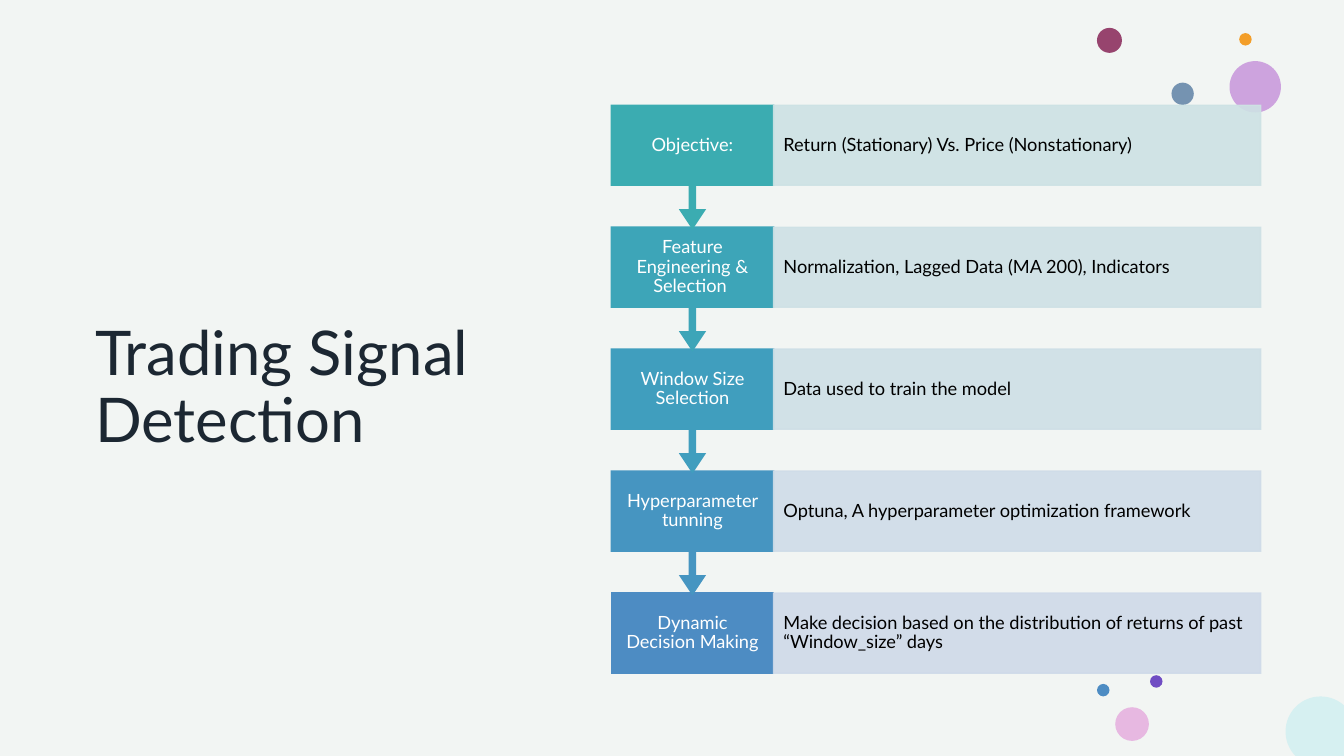
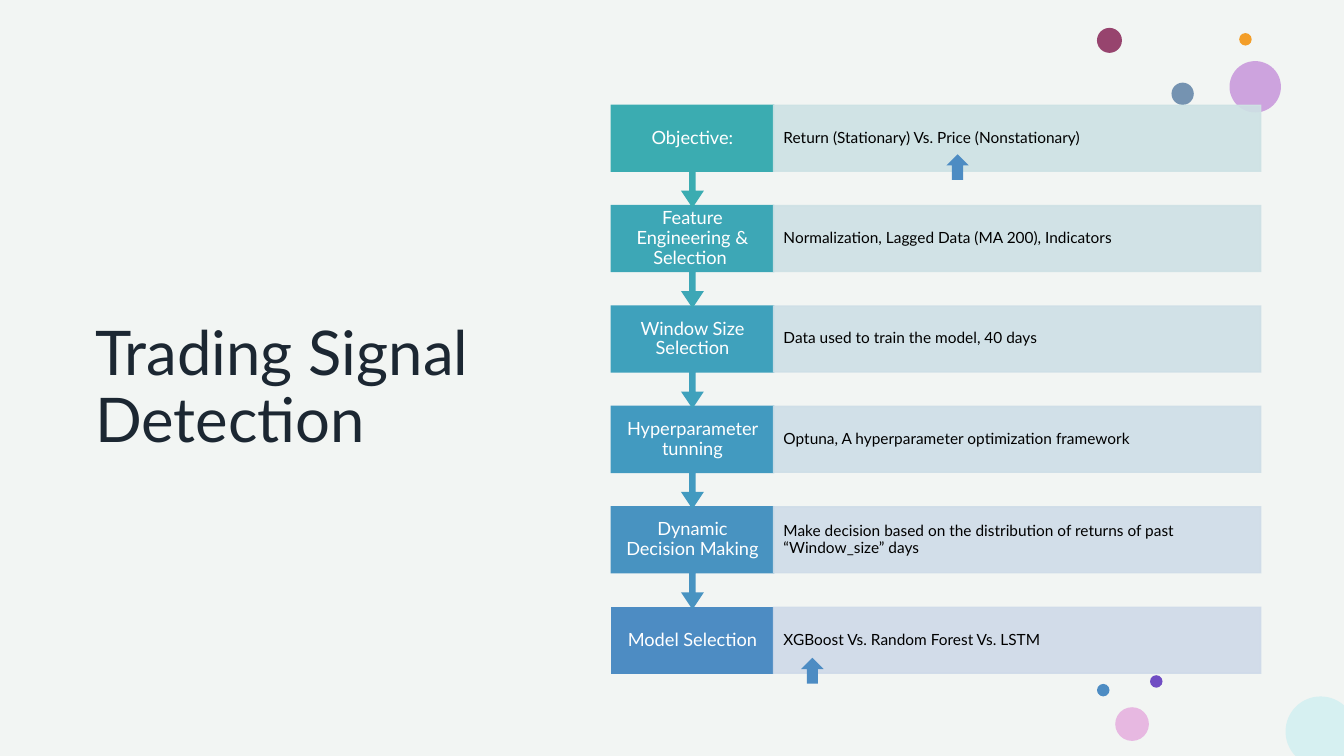
Before and after one commit to howie-zeng/Analyzing-Retail-Sentiment-and-Detecting-Trading-Signals, a slide deck: slide 11 of Presentation.pptx. Drawn at 1344x756 pixels with LibreOffice and Linux fonts; fonts in the diff are those of the drawing. Boxes give left, top, right and bottom in pixels: in the first picture for what was removed or moved away, otherwise in the second. Text is boxed around its words. In the diff, an @@ line names an element or a change of style, - is before the commit and + after.

Commit message:
update

```diff
--- a/Presentation.pptx
+++ b/Presentation.pptx
@@ text "Objective:": place and size @@
-text "Objective:" at [652,137,734,155]
+text "Objective:" at [652,130,734,148]
@@ up arrow callout: place and size @@
-up arrow callout at [611,105,773,228]
+up arrow callout at [611,105,773,207]
@@ rectangle: place and size @@
-rectangle at [773,105,1260,185]
+rectangle at [773,105,1260,170]
@@ up arrow added at [947,154,969,180], fill #4D8CC3 @@
@@ text "Feature Engineering & Selection": place and size @@
-text "Feature Engineering & Selection" at [637,240,731,292]
+text "Feature Engineering & Selection" at [637,211,731,264]
@@ up arrow callout: place and size @@
-up arrow callout at [611,227,773,350]
+up arrow callout at [611,206,773,308]
@@ up arrow callout at [611,206,773,308]: fill #3DA5B8 to #3DA7B6; outline #3DA5B8 1 pt to #3DA7B6 1 pt @@
@@ text "Normalization, Lagged Data (MA 200), ...": place and size @@
-text "Normalization, Lagged Data (MA 200), ..." at [783,259,1169,277]
+text "Normalization, Lagged Data (MA 200), ..." at [783,231,1112,246]
@@ rectangle: place and size @@
-rectangle at [773,227,1260,307]
+rectangle at [773,206,1260,271]
@@ rectangle at [773,206,1260,271]: fill #CFE1E5 at 90% opacity to #CEE1E5 at 90% opacity; outline #CFE1E5 1 pt to #CEE1E5 1 pt @@
@@ text "Window Size Selection": place and size @@
-text "Window Size Selection" at [641,371,745,404]
+text "Window Size Selection" at [641,321,745,354]
@@ group added at [611,307,1260,646]: 2 texts, 1 rectangle, 1 up arrow callout @@
+Model Selection
+XGBoost Vs. Random Forest Vs. LSTM
@@ rectangle: place and size @@
-rectangle at [773,349,1260,429]
+rectangle at [773,307,1260,372]
@@ rectangle at [773,307,1260,372]: fill #CFDFE7 at 90% opacity to #CFE0E6 at 90% opacity; outline #CFDFE7 1 pt to #CFE0E6 1 pt @@
@@ text at [783,331,1037,346]: text changed; size 13 to 11 pt @@
-Data used to train the model
+Data used to train the model, 40 days
@@ text "Hyperparameter tunning": place and size @@
-text "Hyperparameter tunning" at [627,494,758,530]
+text "Hyperparameter tunning" at [627,422,758,459]
@@ up arrow callout: place and size @@
-up arrow callout at [611,349,773,472]
+up arrow callout at [611,406,773,508]
@@ up arrow callout at [611,406,773,508]: fill #409EBE to #429AC0; outline #409EBE 1 pt to #429AC0 1 pt @@
@@ text "Optuna, A hyperparameter optimization framework": place and size @@
-text "Optuna, A hyperparameter optimization framework" at [783,503,1191,520]
+text "Optuna, A hyperparameter optimization framework" at [783,432,1130,447]
@@ text "Dynamic Decision Making": place and size @@
-text "Dynamic Decision Making" at [626,616,759,652]
+text "Dynamic Decision Making" at [626,522,759,559]
@@ up arrow callout: place and size @@
-up arrow callout at [611,471,773,594]
+up arrow callout at [611,507,773,609]
@@ up arrow callout at [611,507,773,609]: fill #4695C1 to #4893C1; outline #4695C1 1 pt to #4893C1 1 pt @@
@@ size 13 to 11 pt in 4 elements at [783,131,1080,146], [783,231,1112,246], [783,432,1130,447], [783,524,1174,556] @@
@@ text "Make decision based on the ...": place and size @@
-text "Make decision based on the ..." at [783,615,1243,651]
+text "Make decision based on the ..." at [783,524,1174,556]
@@ rectangle: place and size @@
-rectangle at [773,471,1260,551]
+rectangle at [773,507,1260,573]
@@ rectangle at [773,507,1260,573]: fill #CFDDE8 at 90% opacity to #D0DCE8 at 90% opacity; outline #CFDDE8 1 pt to #D0DCE8 1 pt @@
@@ rectangle: place and size @@
-rectangle at [611,593,773,673]
+rectangle at [611,607,773,673]
@@ rectangle: place and size @@
-rectangle at [773,593,1260,673]
+rectangle at [773,607,1260,673]
@@ up arrow added at [802,658,824,685], fill #4D8CC3 @@
```
Also in this commit, not shown: 1 other slide changed.
